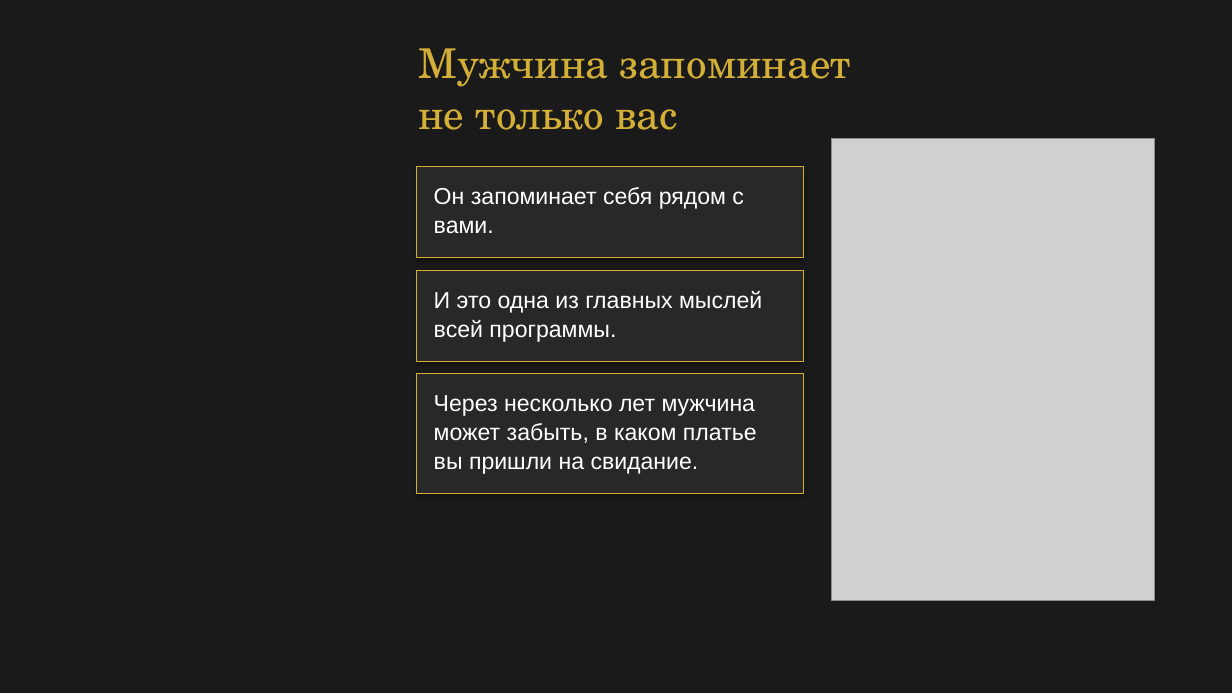
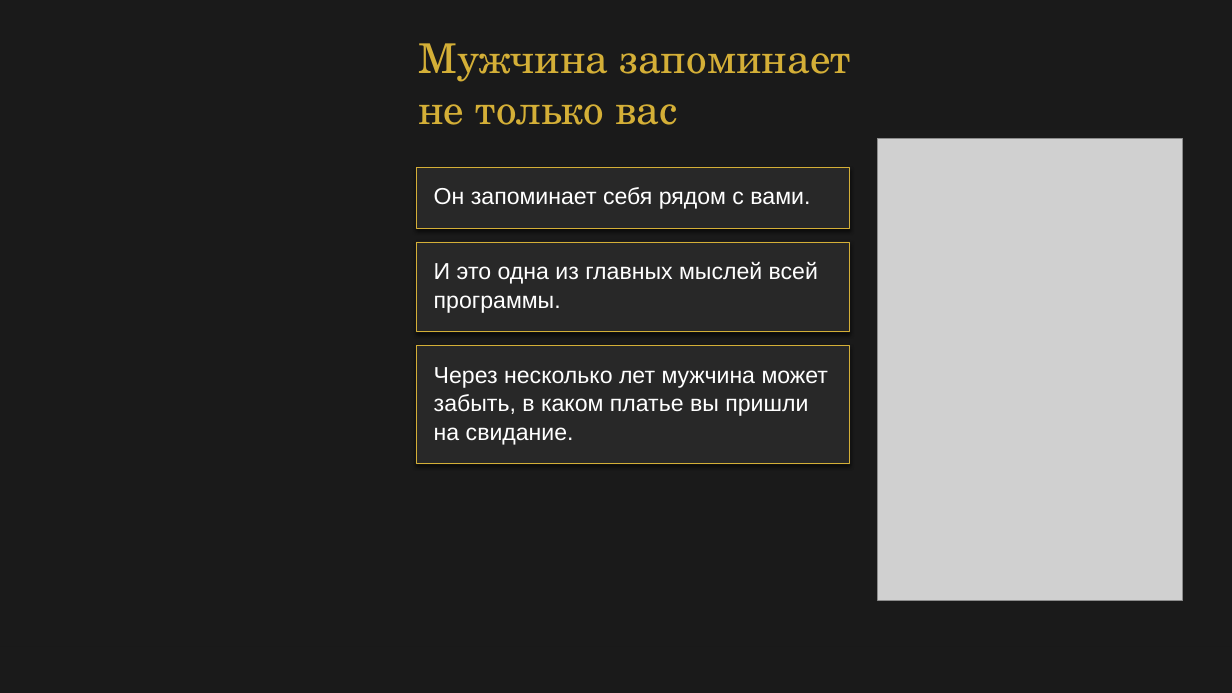
Before and after one commit to babylonofkommod-ai/-, a slide deck: slide 5 of Ваш Кристалл незабываемости.pptx. Drawn at 1232x693 pixels with LibreOffice and Linux fonts; fonts in the diff are those of the drawing; grey boxes stand for pictures. Boxes give left, top, right and bottom in pixels: in the first picture for what was removed or moved away, otherwise in the second. Text is boxed around its words. In the diff, an @@ line names an element or a change of style, - is before the commit and + after.

Commit message:
Replace stock images with generated fine-art metaphors and correct slide geometry

```diff
--- a/Ваш Кристалл незабываемости.pptx
+++ b/Ваш Кристалл незабываемости.pptx
@@ text "Мужчина запоминает": place and size @@
-text "Мужчина запоминает" at box(418, 48, 851, 130)
+text "Мужчина запоминает" at box(418, 43, 851, 125)
@@ picture: place and size @@
-picture at box(832, 139, 1155, 601)
+picture at box(878, 139, 1183, 601)
@@ rectangle added at box(416, 167, 850, 229), fill #282828 @@
@@ rectangle: place and size @@
-rectangle at box(417, 167, 804, 258)
+rectangle at box(417, 167, 850, 228)
@@ text at box(434, 187, 810, 209): text changed @@
-Он запоминает себя рядом с
-вами.
+Он запоминает себя рядом с вами.
@@ rectangle added at box(416, 242, 850, 333), fill #282828 @@
@@ rectangle: place and size @@
-rectangle at box(417, 271, 804, 361)
+rectangle at box(417, 242, 850, 332)
@@ text at box(434, 262, 818, 313): spaces changed @@
-И это одна из главных мыслей
-всей программы.
+И это одна из главных мыслей всей
+программы.
@@ rectangle added at box(416, 346, 850, 465), fill #282828 @@
@@ rectangle: place and size @@
-rectangle at box(417, 374, 804, 494)
+rectangle at box(417, 346, 850, 464)
@@ text at box(434, 367, 829, 445): spaces changed @@
-Через несколько лет мужчина
-может забыть, в каком платье
-вы пришли на свидание.
+Через несколько лет мужчина может
+забыть, в каком платье вы пришли
+на свидание.
```
Also in this commit, not shown: 21 other slides changed, 14 other files.
